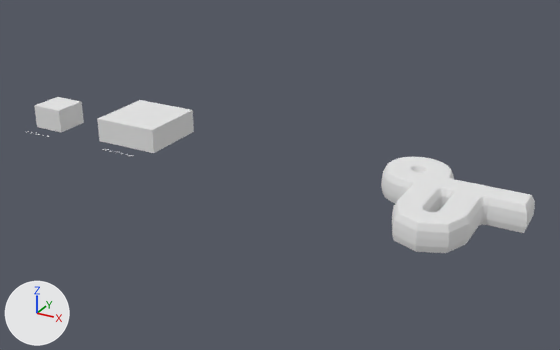
The Blender file KitJam-2021-08.blend: old version first, new version second.
Camera for both pictures: a camera (50 mm lens) standing at (25.3, -83.9, 41.6) and looking at (-20.5, -0.5, 0.0). Arrows for +X, +Y and +Z are at lower left; the lights stay in place.

In view in the first picture: 'Base 10x10x4', 'Base 5x5x4', 'Corridor Bend', 'Corridor Corner', 'Corridor Crossing', 'Corridor Dead End', 'Corridor Straight', 'Corridor T-Crossing', 'Dummy', 'Dummy.001', 'Dummy.003'.
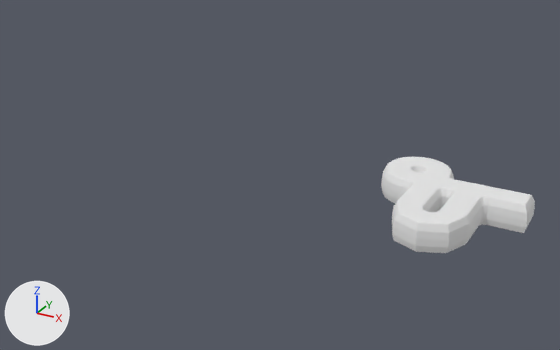
Patch to the scene script:
```diff
--- a/KitJam-2021-08.blend.py
+++ b/KitJam-2021-08.blend.py
@@ ob_text_011 @@
 ob_text_011 = bpy.data.objects.new('Text.011', txt_text_000)
-ob_text_011.location = (-47.5, -5.0, 0.0)
+ob_text_011.location = (2.5, -5.0, 0.0)
@@ ob_text_012 @@
 ob_text_012 = bpy.data.objects.new('Text.012', txt_text_001)
-ob_text_012.location = (-62.5, -5.0, 0.0)
+ob_text_012.location = (-12.5, -5.0, 0.0)
@@ ob_base_10x10x4 @@
 ob_base_10x10x4 = bpy.data.objects.new('Base 10x10x4', me_cube_010)
-ob_base_10x10x4.location = (-45.0, 2.5, 0.0)
+ob_base_10x10x4.location = (5.0, 2.5, 0.0)
+ob_base_10x10x4.hide_set(True)  # its collection is switched off
@@ ob_base_5x5x4 @@
 ob_base_5x5x4 = bpy.data.objects.new('Base 5x5x4', me_cube_008)
-ob_base_5x5x4.location = (-60.0, 0.0, 0.0)
+ob_base_5x5x4.location = (-10.0, 0.0, 0.0)
+ob_base_5x5x4.hide_set(True)  # its collection is switched off
```

Boxes (x1, y1, x2, y2) around the edits, measured in the pictures (560 x 350 px):
'Base 10x10x4', hidden
    before: (97, 100, 194, 153)
'Base 5x5x4', hidden
    before: (34, 97, 84, 132)
'Text.011', no longer drawn
    before: (103, 148, 134, 156)
'Dummy.008', unchanged, uncovered by the edit
    after: (486, 188, 535, 233)
'Corridor Dead End', unchanged, covered by the edit
    before: (486, 188, 535, 233)
'Corridor Corner', unchanged, covered by the edit
    before: (392, 201, 427, 252)
'Dummy.004', unchanged, uncovered by the edit
    after: (392, 201, 427, 252)
